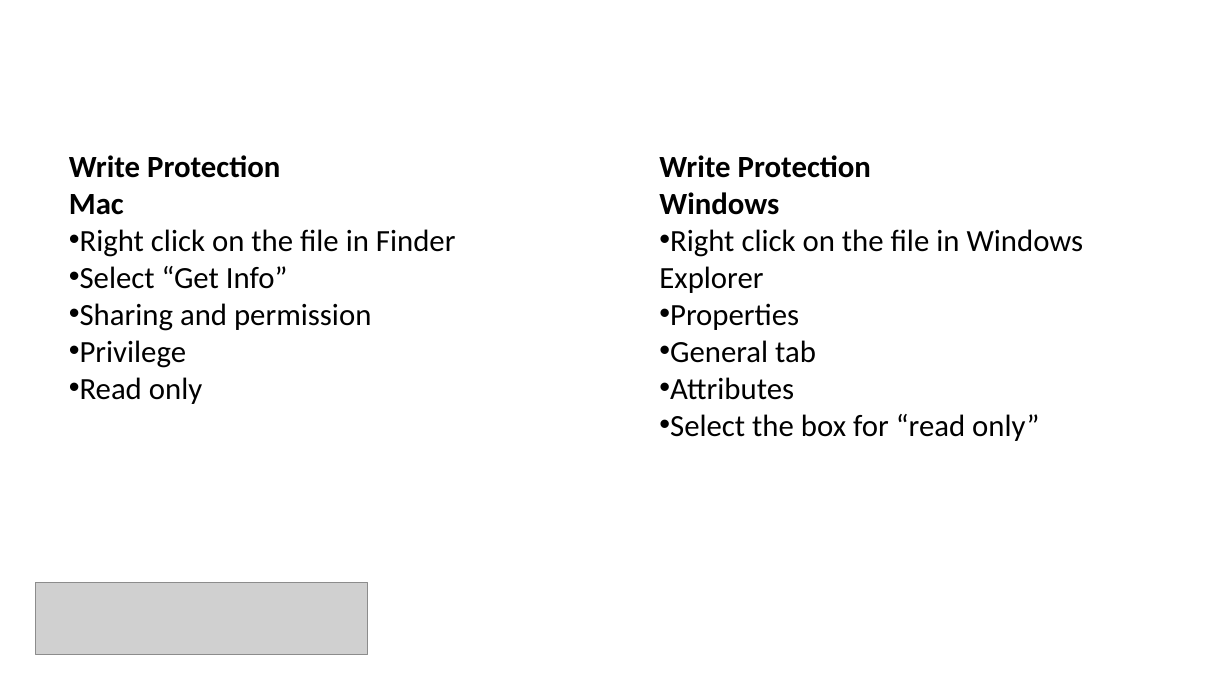
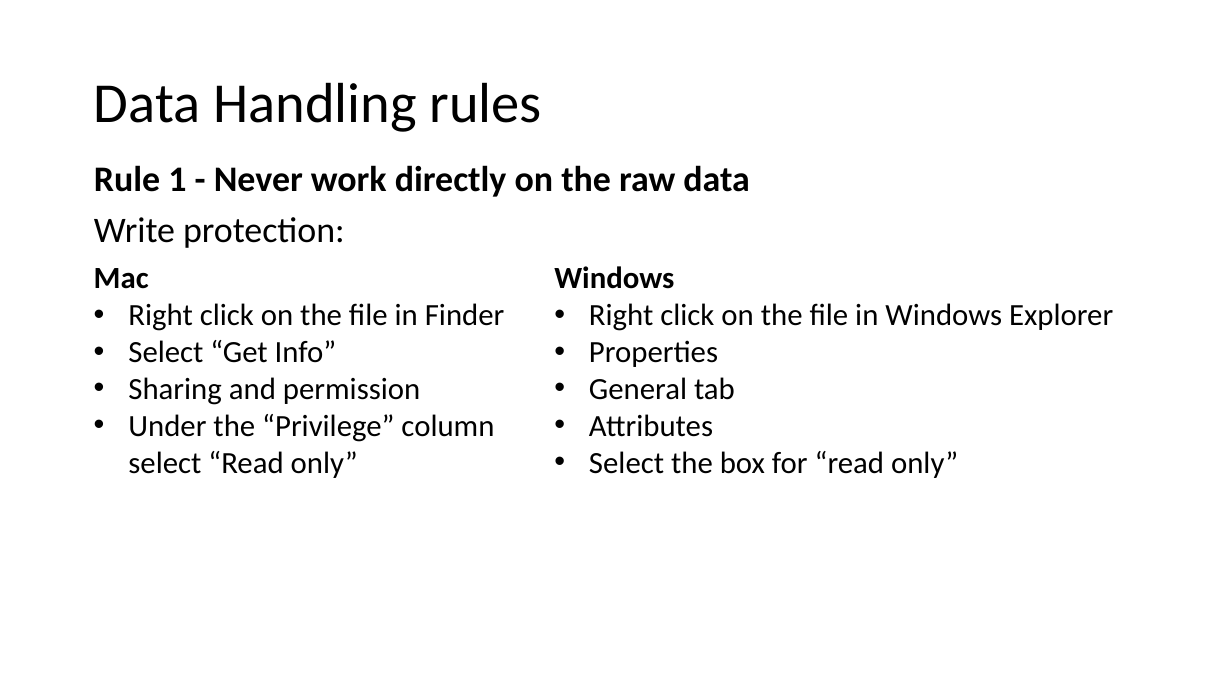
Before and after one commit to bioinformatics-core-shared-training/Managing-your-research-data, a slide deck: slide 10 of data_formatting.pptx (slide 27 before the commit). Drawn at 1232x693 pixels with LibreOffice and Linux fonts; fonts in the diff are those of the drawing; grey boxes stand for pictures; background and template pictures are left out. Boxes give left, top, right and bottom in pixels: in the first picture for what was removed or moved away, otherwise in the second. Text is boxed around its words. In the diff, an @@ line names an element or a change of style, - is before the commit and + after.

Commit message:
Update data formatting slides

```diff
--- a/data_formatting.pptx
+++ b/data_formatting.pptx
@@ title added at [94,82,542,132], 44 pt, text #000000 @@
+Data Handling rules
@@ text at [69,155,280,178]: paragraph removed @@
-Write Protection
@@ text added at [94,165,749,248], 28 pt, text #000000, bold @@
+Rule 1 - Never work directly on the raw data
+Write protection:
@@ text at [659,155,871,178]: paragraph removed @@
-Write Protection
@@ text "Mac": place and size @@
-text "Mac" at [69,155,456,404]
+text "Mac" at [94,268,505,478]
@@ text "Windows": place and size @@
-text "Windows" at [659,155,1084,441]
+text "Windows" at [554,266,1113,478]
@@ text at [128,303,505,405]: indent changed @@
@@ text at [589,303,1113,478]: indent changed @@
@@ text at [128,414,494,478]: text changed @@
-• Privilege
-• Read only
+• Under the “Privilege” column select “Read only”
@@ picture removed at [36,582,368,655] @@
```
Also in this commit, not shown: 17 other slides changed, 7 slides added, 13 slides removed, 5 other files.
